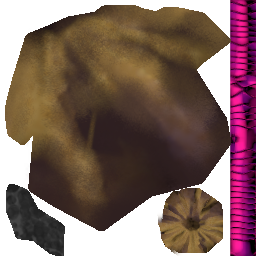
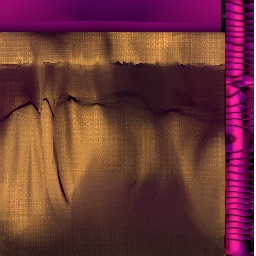
Comparing the layer stacks of the two 256x256 images. Changes:
removed layer "outer" over [5, 5, 231, 231]
removed layer "inner" over [157, 188, 223, 256]
added layer "upperr copy" above "Decal test text" over [226, 0, 254, 256]
added layer "contents-energy" above "contents" over [0, 0, 221, 32]
painted on "contents" over [0, 0, 226, 256]
removed layer "rope" over [230, 0, 256, 256]
removed layer "Pasted Layer" over [6, 2, 255, 256]
added layer "glow" (lighten, 25%) above "fabric v3.3" over [0, 32, 224, 256]
added layer "fabric v3.3" above "fabric v3.2" over [0, 32, 226, 256]
added layer "fabric v3.1" above "fabric v3.0" over [0, 32, 226, 256]
